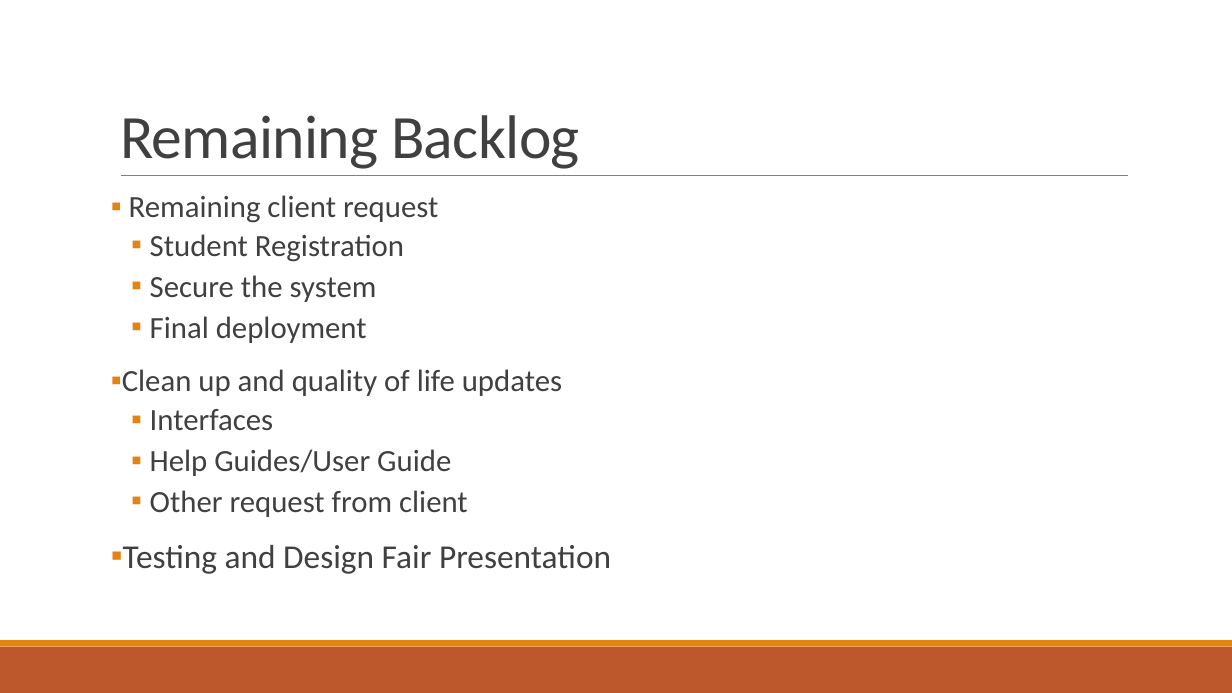
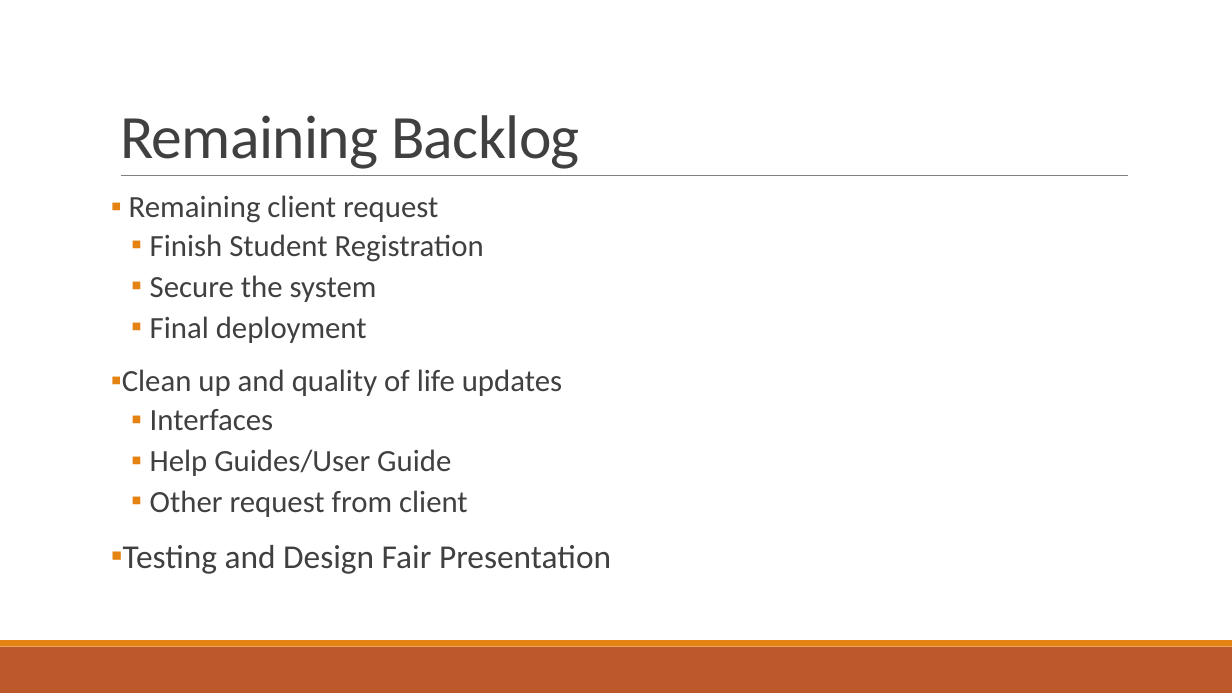
Before and after one commit to SDSMT-CSC464-F15/dancesoft, a slide deck: slide 8 of Sprint 5/DanceSoft powerpoint sprint 5.pptx. Drawn at 1232x693 pixels with LibreOffice and Linux fonts; fonts in the diff are those of the drawing. Boxes give left, top, right and bottom in pixels: in the first picture for what was removed or moved away, otherwise in the second. Text is boxed around its words. In the diff, an @@ line names an element or a change of style, - is before the commit and + after.

```diff
--- a/Sprint 5/DanceSoft powerpoint sprint 5.pptx
+++ b/Sprint 5/DanceSoft powerpoint sprint 5.pptx
@@ text at (150, 234, 484, 262): text changed @@
-  ▪ Student Registration
+  ▪ Finish Student Registration
```
Also in this commit, not shown: 7 other slides changed, 6 other files.
